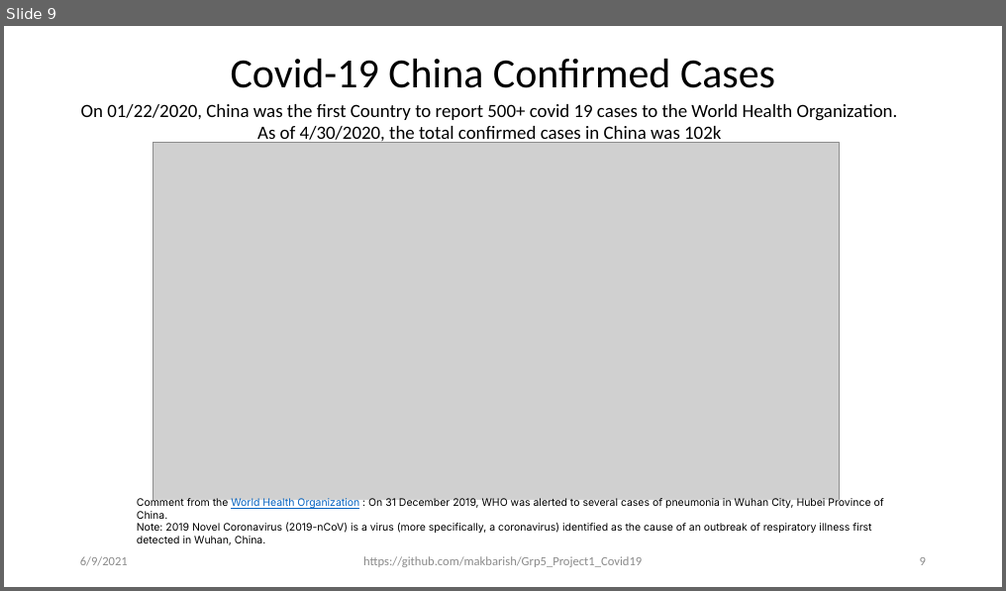
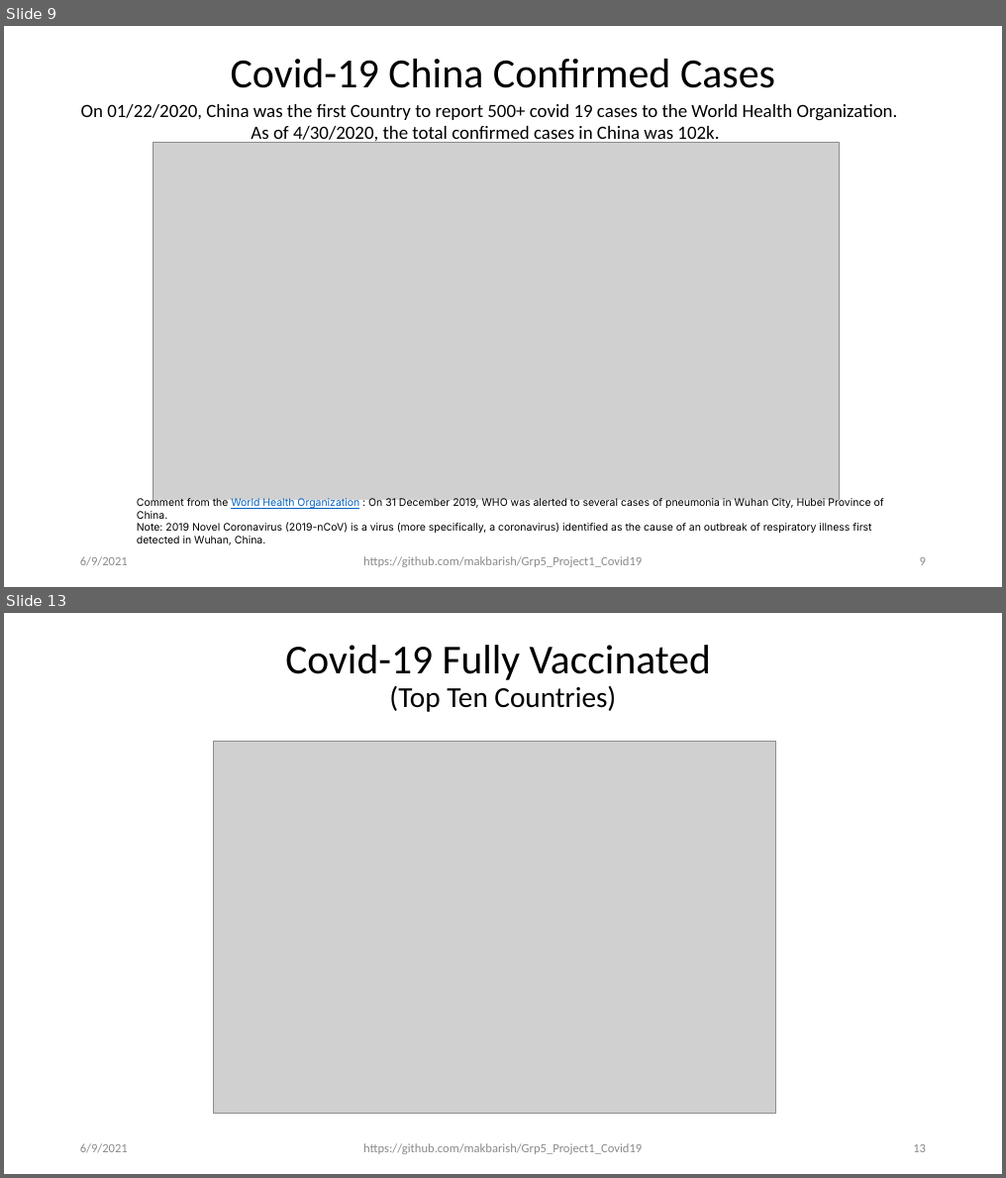
Before and after one commit to makbarish/Grp5_Project1_Covid19, a slide deck: Clay/Novel_Corona_Virus_2019.pptx. Shown one above the other, each under a label of ours: slide 9 before the commit, slides 9 and 13 after it; the slides between them are not shown. The pictures are 1006x591 and 1006x1178 pixels, drawn with LibreOffice and Linux fonts; fonts in the diff are those of the drawing; grey boxes stand for pictures. Boxes give left, top, right and bottom in pixels: in the first picture for what was removed or moved away, otherwise in the second. Text is boxed around its words. In the diff, an @@ line names an element or a change of style, - is before the commit and + after.

Commit message:
udates to the powerpoint project file _ two slides from Revathi have been added

```diff
--- a/Clay/Novel_Corona_Virus_2019.pptx
+++ b/Clay/Novel_Corona_Virus_2019.pptx
@@ slide 13 added at [4, 613, 1002, 1174], background #FFFFFF @@
@@ title added at [285, 645, 711, 712], 39.6 pt, text #000000 @@
+Covid-19 Fully Vaccinated
+(Top Ten Countries)
@@ picture added at [213, 741, 776, 1113] @@
@@ text added at [80, 1144, 128, 1154], 12 pt, text #8C8C8C @@
+6/9/2021
@@ text added at [363, 1144, 642, 1155], 12 pt, text #8C8C8C @@
+https://github.com/makbarish/Grp5_Project1_Covid19
@@ page number added at [913, 1145, 926, 1153], 12 pt, text #8C8C8C @@
+13
@@ slide 9 changed as well @@
@@ text at [81, 104, 898, 145]: text changed @@
-On 01/22/2020, China was the first Country to report 500+ covid 19 cases to the World Health Organization. As of 4/30/2020, the total confirmed cases in China was 102k
+On 01/22/2020, China was the first Country to report 500+ covid 19 cases to the World Health Organization. As of 4/30/2020, the total confirmed cases in China was 102k.
```
Also in this commit, not shown: 8 other slides changed, 4 other slides added, 3 other files.
